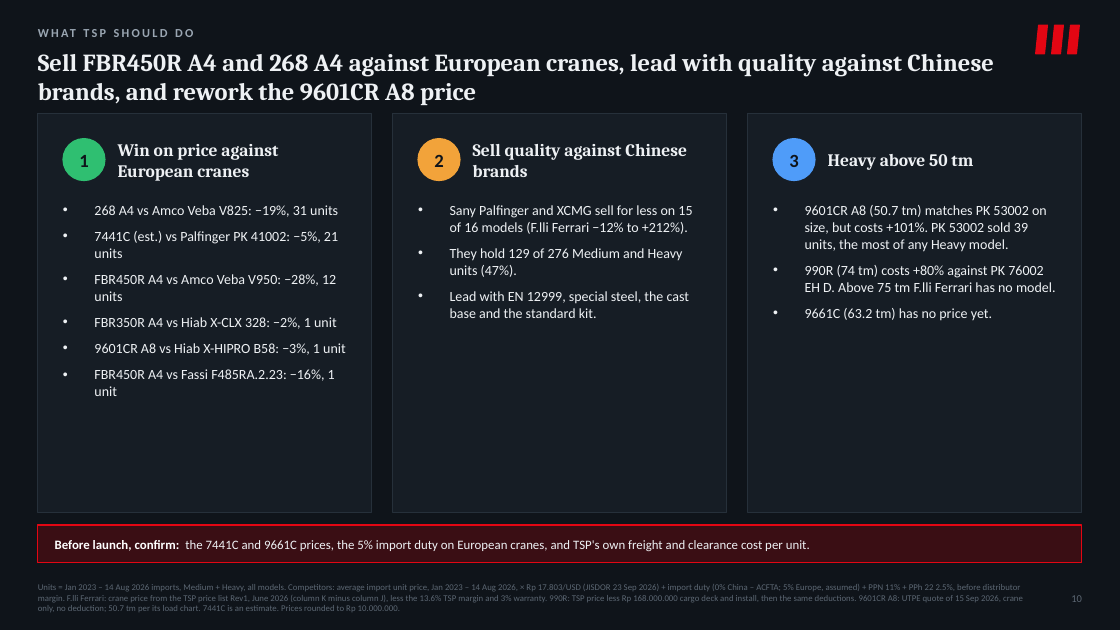
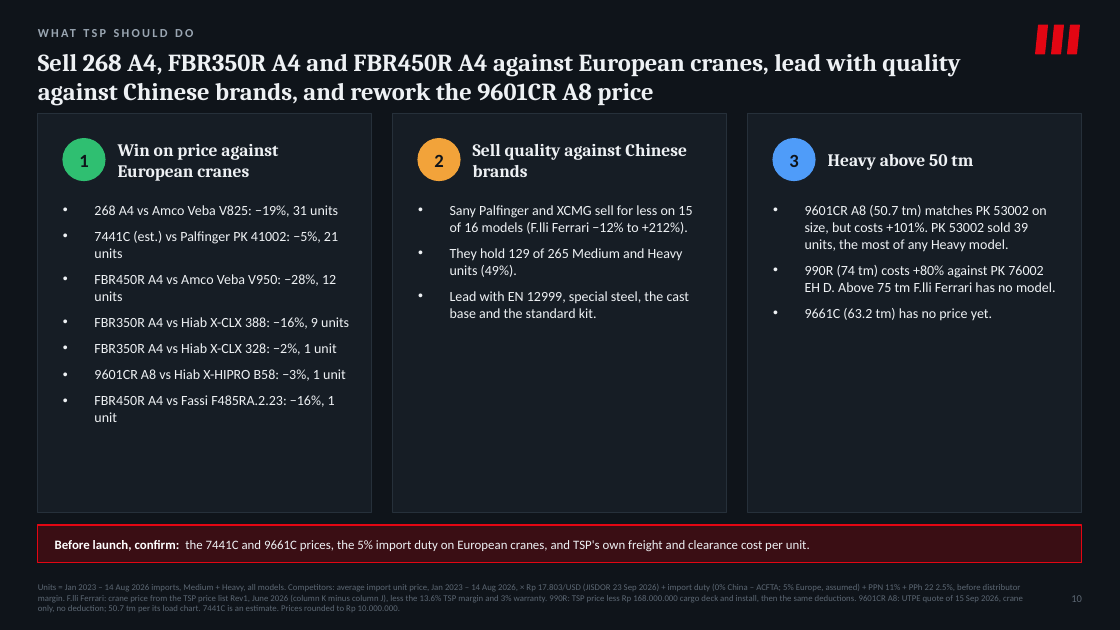
Before and after one commit to Godson7777/Ferarri_Crane_Tiberias, a slide deck: slide 11 of slides/Flli_Ferrari_Market_Strategy_v5.pptx. Drawn at 1120x630 pixels with LibreOffice and Linux fonts; fonts in the diff are those of the drawing. Boxes give left, top, right and bottom in pixels: in the first picture for what was removed or moved away, otherwise in the second. Text is boxed around its words. In the diff, an @@ line names an element or a change of style, - is before the commit and + after.

```diff
--- a/slides/Flli_Ferrari_Market_Strategy_v5.pptx
+++ b/slides/Flli_Ferrari_Market_Strategy_v5.pptx
@@ text at [38,54,960,106]: text changed @@
-Sell FBR450R A4 and 268 A4 against European cranes, lead with quality against Chinese brands, and rework the 9601CR A8 price
+Sell 268 A4, FBR350R A4 and FBR450R A4 against European cranes, lead with quality against Chinese brands, and rework the 9601CR A8 price
@@ text at [450,248,683,277]: text changed @@
-• They hold 129 of 276 Medium and Heavy units (47%).
+• They hold 129 of 265 Medium and Heavy units (49%).
@@ text at [94,317,349,329]: paragraph added @@
+• FBR350R A4 vs Hiab X-CLX 388: −16%, 9 units
```
Also in this commit, not shown: 6 other slides changed, 9 other files.
